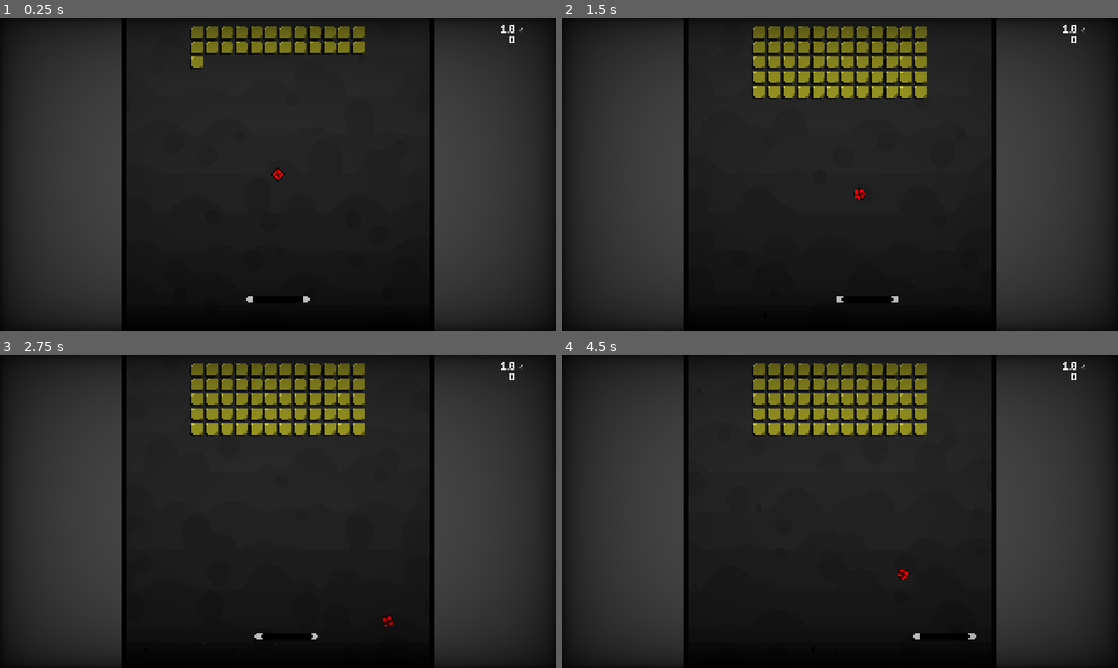
Above: before the commit, frames 1-4 (two rows, left to right).
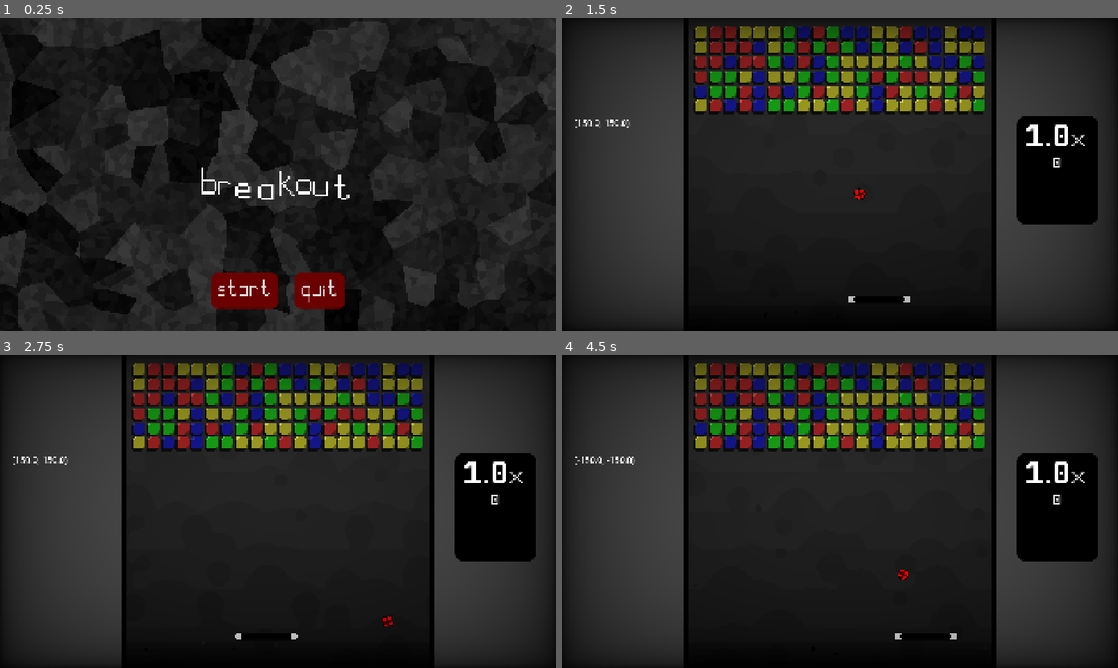
Above: after the commit, the same moments.

Repository: jardelguim/breakout
Game: Godot game, scene res://scenes/game.tscn
Same seed, same stepped clock (60 frames per second), same inputs: the game is played once before the commit and once after it. Sound files missing from this copy of the repository are replaced by a short silence.
Inputs (mouse positions are in pixels of both pictures, inside the frame that each line leads up to):
- Up to frame 1 (0.25 s): no input
- Up to frame 2 (1.5 s): click (806, 290) at 0.5 s, where only the run after the commit has a clickable "start"; hold D (move_right) from 1.28 s (still down); tap Space (launch) at 1.35 s
- Up to frame 3 (2.75 s): release D (move_right) at 2.03 s; hold A (move_left) from 2.03 s (still down); tap Space (launch) at 2.1 s
- Up to frame 4 (4.5 s): release A (move_left) at 2.78 s; hold D (move_right) 2.78-4.28 s; tap Space (launch) at 2.85, 3.6, 4.35 s; tap Enter at 4.25 s; hold A (move_left) from 4.28 s (still down)

The runs differ from the first frame. In frame 1, 34% of the frame differs, in the area x 0-100%, y 0-100%; in frame 2, 14%; in frame 3, 14%; in frame 4, 14%.

Commit message:
main menu

Diff:
--- /dev/null
+++ b/assets/materials/background_material.tres
@@ -0,0 +1,14 @@
+[gd_resource type="ShaderMaterial" format=3 uid="uid://ldb4pu1822sr"]
+
+[ext_resource type="Shader" uid="uid://ckqpdibkyr8wh" path="res://assets/shaders/clouds.gdshader" id="1_ehfir"]
+[ext_resource type="Texture2D" uid="uid://omhuqgkdc8u2" path="res://assets/sprites/bubbles.png" id="2_2fuaj"]
+
+[resource]
+shader = ExtResource("1_ehfir")
+shader_parameter/bottom_color = Color(0.07683582, 0.07683582, 0.07683582, 1)
+shader_parameter/top_color = Color(0.19434929, 0.19434926, 0.19434926, 1)
+shader_parameter/tex = ExtResource("2_2fuaj")
+shader_parameter/layer_count = 9
+shader_parameter/time_scale = 0.0350000016625
+shader_parameter/base_intensity = 0.14800000703
+shader_parameter/size = 0.96901004602725
--- a/assets/materials/base_text.tres
+++ b/assets/materials/base_text.tres
@@ -4,4 +4,4 @@
 
 [resource]
 default_font = ExtResource("1_cgiy0")
-default_font_size = 32
+default_font_size = 100
--- /dev/null
+++ b/assets/materials/button_style_normal.tres
@@ -0,0 +1,12 @@
+[gd_resource type="StyleBoxFlat" format=3 uid="uid://dq5j3ur2xfdo6"]
+
+[resource]
+bg_color = Color(0.41675407, 8.4830447e-07, 2.1658838e-07, 1)
+corner_radius_top_left = 20
+corner_radius_top_right = 20
+corner_radius_bottom_right = 20
+corner_radius_bottom_left = 20
+expand_margin_left = 20.0
+expand_margin_top = 20.0
+expand_margin_right = 20.0
+expand_margin_bottom = 20.0
--- a/scenes/UI.tscn
+++ b/scenes/UI.tscn
@@ -2,6 +2,35 @@
 
 [ext_resource type="Script" uid="uid://daevodm67p7qp" path="res://src/ui.gd" id="1_dj8aq"]
 [ext_resource type="Theme" uid="uid://4vsn3iu40ho3" path="res://assets/materials/base_text.tres" id="2_ro3t7"]
+[ext_resource type="FontFile" uid="uid://vlxmohsocujq" path="res://assets/fonts/PixelGameFont.ttf" id="3_ua6yw"]
+[ext_resource type="StyleBox" uid="uid://dq5j3ur2xfdo6" path="res://assets/materials/button_style_normal.tres" id="4_75u2n"]
+
+[sub_resource type="StyleBoxFlat" id="StyleBoxFlat_ro3t7"]
+bg_color = Color(0, 0, 0, 1)
+corner_radius_top_left = 30
+corner_radius_top_right = 30
+corner_radius_bottom_right = 30
+corner_radius_bottom_left = 30
+expand_margin_top = 30.0
+
+[sub_resource type="Gradient" id="Gradient_ua6yw"]
+colors = PackedColorArray(0, 0, 0, 1, 0.23031479, 0.23031497, 0.23031488, 1)
+
+[sub_resource type="FastNoiseLite" id="FastNoiseLite_75u2n"]
+noise_type = 2
+frequency = 0.0091
+fractal_octaves = 2
+fractal_lacunarity = 4.17
+fractal_gain = 0.405
+fractal_weighted_strength = 0.41
+cellular_jitter = 1.46
+cellular_return_type = 0
+
+[sub_resource type="NoiseTexture2D" id="NoiseTexture2D_3wlde"]
+width = 1920
+height = 1080
+noise = SubResource("FastNoiseLite_75u2n")
+color_ramp = SubResource("Gradient_ua6yw")
 
 [node name="Ui" type="Control" unique_id=1908995237]
 layout_mode = 3
@@ -13,34 +42,80 @@
 script = ExtResource("1_dj8aq")
 metadata/_edit_use_anchors_ = true
 
-[node name="VBoxContainer" type="VBoxContainer" parent="." unique_id=1552311179]
+[node name="Label" type="Label" parent="." unique_id=845784538]
+layout_mode = 0
+offset_left = 43.0
+offset_top = 341.0
+offset_right = 274.0
+offset_bottom = 428.0
+theme_override_font_sizes/font_size = 30
+text = "150 150"
+
+[node name="ScoreMargin" type="MarginContainer" parent="." unique_id=662790997]
 layout_mode = 1
-anchors_preset = 1
+anchors_preset = 6
 anchor_left = 1.0
+anchor_top = 0.5
 anchor_right = 1.0
-offset_left = -189.0
-offset_top = 25.0
-offset_right = -111.0
-offset_bottom = 149.0
+anchor_bottom = 0.5
+offset_left = -349.46497
+offset_top = -171.5
+offset_right = -68.464966
+offset_bottom = 171.5
 grow_horizontal = 0
+grow_vertical = 2
 
-[node name="Multiplier" type="HBoxContainer" parent="VBoxContainer" unique_id=1917990776]
+[node name="Panel" type="Panel" parent="ScoreMargin" unique_id=1865560391]
 layout_mode = 2
+theme_override_styles/panel = SubResource("StyleBoxFlat_ro3t7")
 
-[node name="ScoreMultiplier" type="RichTextLabel" parent="VBoxContainer/Multiplier" unique_id=1467393261]
+[node name="ScoreContainer" type="VBoxContainer" parent="ScoreMargin" unique_id=1552311179]
+layout_mode = 2
+theme_override_constants/separation = 4
+
+[node name="MultiText" type="RichTextLabel" parent="ScoreMargin/ScoreContainer" unique_id=244775068]
+visible = false
+clip_contents = false
 layout_mode = 2
 theme = ExtResource("2_ro3t7")
 bbcode_enabled = true
-text = "1.0 x"
+text = "[wave amp=70.0 freq=5.0 connected=1]Multi[/wave]"
+fit_content = true
+scroll_active = false
+autowrap_mode = 2
+horizontal_alignment = 1
+vertical_alignment = 1
+
+[node name="ScoreMultiplier" type="RichTextLabel" parent="ScoreMargin/ScoreContainer" unique_id=1467393261]
+unique_name_in_owner = true
+layout_mode = 2
+theme = ExtResource("2_ro3t7")
+bbcode_enabled = true
+text = "1.0x"
 fit_content = true
 scroll_active = false
 autowrap_mode = 0
 horizontal_alignment = 1
 vertical_alignment = 1
 
-[node name="Score" type="RichTextLabel" parent="VBoxContainer" unique_id=759890494]
+[node name="ScoreText" type="RichTextLabel" parent="ScoreMargin/ScoreContainer" unique_id=2063016678]
+visible = false
+clip_contents = false
 layout_mode = 2
 theme = ExtResource("2_ro3t7")
+bbcode_enabled = true
+text = "[wave amp=70.0 freq=5.0 connected=1]Score[/wave]"
+fit_content = true
+scroll_active = false
+autowrap_mode = 0
+horizontal_alignment = 1
+vertical_alignment = 1
+
+[node name="Score" type="RichTextLabel" parent="ScoreMargin/ScoreContainer" unique_id=759890494]
+unique_name_in_owner = true
+layout_mode = 2
+theme = ExtResource("2_ro3t7")
+theme_override_font_sizes/normal_font_size = 50
 bbcode_enabled = true
 text = "0"
 fit_content = true
@@ -49,14 +124,75 @@
 horizontal_alignment = 1
 vertical_alignment = 1
 
-[node name="Xvel" type="Label" parent="VBoxContainer" unique_id=963143556]
-visible = false
+[node name="MainMenu" type="Control" parent="." unique_id=984038013]
+anchors_preset = 0
+offset_right = 40.0
+offset_bottom = 40.0
+
+[node name="TextureRect" type="TextureRect" parent="MainMenu" unique_id=176705154]
+layout_mode = 1
+anchors_preset = 15
+anchor_right = 1.0
+anchor_bottom = 1.0
+offset_right = 1880.0
+offset_bottom = 1040.0
+grow_horizontal = 2
+grow_vertical = 2
+texture = SubResource("NoiseTexture2D_3wlde")
+
+[node name="GameTitle" type="RichTextLabel" parent="MainMenu" unique_id=856149675]
+clip_contents = false
+layout_mode = 1
+anchors_preset = 8
+anchor_left = 0.5
+anchor_top = 0.5
+anchor_right = 0.5
+anchor_bottom = 0.5
+offset_left = 857.0
+offset_top = 500.0
+offset_right = 1023.0
+offset_bottom = 641.0
+grow_horizontal = 2
+grow_vertical = 2
+theme_override_fonts/normal_font = ExtResource("3_ua6yw")
+theme_override_font_sizes/normal_font_size = 120
+bbcode_enabled = true
+text = "[tornado radius=10.0 freq=1.0 connected=1]breakout[/tornado]"
+scroll_active = false
+autowrap_mode = 0
+horizontal_alignment = 1
+vertical_alignment = 1
+
+[node name="MarginContainer" type="MarginContainer" parent="MainMenu" unique_id=2075931196]
+layout_mode = 1
+anchors_preset = 7
+anchor_left = 0.5
+anchor_top = 1.0
+anchor_right = 0.5
+anchor_bottom = 1.0
+offset_left = 730.5
+offset_top = 860.0
+offset_right = 1149.5
+offset_bottom = 943.0007
+grow_horizontal = 2
+grow_vertical = 0
+
+[node name="HBoxContainer" type="HBoxContainer" parent="MainMenu/MarginContainer" unique_id=1745707717]
 layout_mode = 2
-theme_override_font_sizes/font_size = 40
-text = "100"
+theme_override_constants/separation = 100
 
-[node name="Yvel" type="Label" parent="VBoxContainer" unique_id=773262834]
-visible = false
+[node name="StartButton" type="Button" parent="MainMenu/MarginContainer/HBoxContainer" unique_id=1865336802]
 layout_mode = 2
-theme_override_font_sizes/font_size = 40
-text = "100"
+theme_override_fonts/font = ExtResource("3_ua6yw")
+theme_override_font_sizes/font_size = 70
+theme_override_styles/normal = ExtResource("4_75u2n")
+text = "start"
+
+[node name="QuitButton" type="Button" parent="MainMenu/MarginContainer/HBoxContainer" unique_id=1048154768]
+layout_mode = 2
+theme_override_fonts/font = ExtResource("3_ua6yw")
+theme_override_font_sizes/font_size = 70
+theme_override_styles/normal = ExtResource("4_75u2n")
+text = "quit"
+
+[connection signal="pressed" from="MainMenu/MarginContainer/HBoxContainer/StartButton" to="." method="_on_start_button_pressed"]
--- /dev/null
+++ b/scenes/brick_bg.tscn
@@ -0,0 +1,46 @@
+[gd_scene format=3 uid="uid://bbeq510otllu2"]
+
+[ext_resource type="Script" uid="uid://do0mnahybue8b" path="res://src/brick_bg.gd" id="1_e6cvp"]
+[ext_resource type="Texture2D" uid="uid://jb6fe7q0cj25" path="res://assets/sprites/bricks/brick.png" id="2_ifkr4"]
+[ext_resource type="Shader" uid="uid://dtw3tjdweqd5o" path="res://assets/shaders/gray_scale.gdshader" id="3_0ox1j"]
+[ext_resource type="Texture2D" uid="uid://d1lacokkyt24f" path="res://assets/sprites/bricks/grey_brick.png" id="4_arj87"]
+[ext_resource type="Texture2D" uid="uid://cj57xktc2q6v1" path="res://assets/sprites/bricks/blue_brick.png" id="5_6rw5b"]
+
+[sub_resource type="RectangleShape2D" id="RectangleShape2D_0w5h4"]
+size = Vector2(148, 134)
+
+[sub_resource type="ShaderMaterial" id="ShaderMaterial_tj0p1"]
+resource_local_to_scene = true
+shader = ExtResource("3_0ox1j")
+shader_parameter/target_texture = ExtResource("4_arj87")
+shader_parameter/weight = 0.0
+
+[node name="Brick_BG" type="RigidBody2D" unique_id=1408615861]
+mass = 0.144
+gravity_scale = 0.2
+script = ExtResource("1_e6cvp")
+
+[node name="CollisionShape2D" type="CollisionShape2D" parent="." unique_id=508980370]
+shape = SubResource("RectangleShape2D_0w5h4")
+
+[node name="CanvasGroup" type="CanvasGroup" parent="." unique_id=1896404571]
+fit_margin = 0.0
+clear_margin = 466.0
+
+[node name="ShadowSprite" type="Sprite2D" parent="CanvasGroup" unique_id=1887776018]
+modulate = Color(0, 0, 0, 0.5803922)
+position = Vector2(-6.025, 7.5)
+scale = Vector2(10, 10)
+texture = ExtResource("2_ifkr4")
+
+[node name="BrickSprite" type="Sprite2D" parent="CanvasGroup" unique_id=824540633]
+unique_name_in_owner = true
+material = SubResource("ShaderMaterial_tj0p1")
+scale = Vector2(10, 10)
+texture = ExtResource("5_6rw5b")
+
+[node name="DelTimer" type="Timer" parent="." unique_id=891334680]
+wait_time = 3.0
+autostart = true
+
+[connection signal="timeout" from="DelTimer" to="." method="_on_del_timer_timeout"]
--- a/scenes/frame.tscn
+++ b/scenes/frame.tscn
@@ -25,6 +25,7 @@
 collision_mask = 7
 
 [node name="LeftCollision" type="CollisionShape2D" parent="LeftWall" unique_id=928474326]
+visible = false
 position = Vector2(-163, 67)
 shape = SubResource("RectangleShape2D_dvj6e")
 
@@ -33,6 +34,7 @@
 collision_mask = 7
 
 [node name="RightCollision" type="CollisionShape2D" parent="RightWall" unique_id=1807668768]
+visible = false
 position = Vector2(162.5, 66.5)
 shape = SubResource("RectangleShape2D_q7572")
 
@@ -41,6 +43,7 @@
 collision_mask = 7
 
 [node name="UpperCollision" type="CollisionShape2D" parent="UpperWall" unique_id=807276505]
+visible = false
 position = Vector2(0, -92.5)
 shape = SubResource("RectangleShape2D_jlx0t")
 
@@ -49,5 +52,6 @@
 collision_mask = 7
 
 [node name="FloorCollision" type="CollisionShape2D" parent="FloorWall" unique_id=862709596]
+visible = false
 position = Vector2(0, 235.5)
 shape = SubResource("RectangleShape2D_ps88x")
--- a/scenes/game.tscn
+++ b/scenes/game.tscn
@@ -1,21 +1,10 @@
 [gd_scene format=3 uid="uid://disc1xer5wdd3"]
 
 [ext_resource type="PackedScene" uid="uid://6ifm3eoe0fpc" path="res://scenes/level_1.tscn" id="1_uwrxv"]
-[ext_resource type="Shader" uid="uid://ckqpdibkyr8wh" path="res://assets/shaders/clouds.gdshader" id="2_p57ef"]
+[ext_resource type="Material" uid="uid://ldb4pu1822sr" path="res://assets/materials/background_material.tres" id="2_iywne"]
 [ext_resource type="Shader" uid="uid://cxojjaj0ownm6" path="res://assets/shaders/postprocess/vhs_scanline.gdshader" id="2_yqjtg"]
 [ext_resource type="Shader" uid="uid://bsnswdpprdptk" path="res://assets/shaders/postprocess/vignette.gdshader" id="3_lnu2h"]
-[ext_resource type="Texture2D" uid="uid://omhuqgkdc8u2" path="res://assets/sprites/bubbles.png" id="3_u5sy4"]
 [ext_resource type="PackedScene" uid="uid://c1swnqbebgauo" path="res://scenes/UI.tscn" id="5_iywne"]
-
-[sub_resource type="ShaderMaterial" id="ShaderMaterial_iywne"]
-shader = ExtResource("2_p57ef")
-shader_parameter/bottom_color = Color(0.07683582, 0.07683582, 0.07683582, 1)
-shader_parameter/top_color = Color(0.19434929, 0.19434926, 0.19434926, 1)
-shader_parameter/tex = ExtResource("3_u5sy4")
-shader_parameter/layer_count = 9
-shader_parameter/time_scale = 0.0350000016625
-shader_parameter/base_intensity = 0.14800000703
-shader_parameter/size = 0.96901004602725
 
 [sub_resource type="ViewportTexture" id="ViewportTexture_8cj0n"]
 viewport_path = NodePath("SubViewport")
@@ -46,7 +35,7 @@
 layer = -2
 
 [node name="ColorRect" type="ColorRect" parent="SubViewport/Background" unique_id=402103268]
-material = SubResource("ShaderMaterial_iywne")
+material = ExtResource("2_iywne")
 anchors_preset = 15
 anchor_right = 1.0
 anchor_bottom = 1.0
@@ -82,11 +71,6 @@
 [node name="UiLayer" type="CanvasLayer" parent="." unique_id=429580740]
 
 [node name="Ui" parent="UiLayer" unique_id=1908995237 instance=ExtResource("5_iywne")]
-anchors_preset = 1
-anchor_left = 1.0
-anchor_bottom = 0.0
-grow_horizontal = 0
-grow_vertical = 1
 
 [node name="SoundContainer" type="Node" parent="." unique_id=1777455724]
 unique_name_in_owner = true
--- a/scenes/grid.tscn
+++ b/scenes/grid.tscn
@@ -5,7 +5,6 @@
 
 [node name="Grid" type="Node2D" unique_id=1177997231]
 script = ExtResource("1_t5fjg")
-rows = 6
 brick = ExtResource("2_w88cy")
 
-[node name="BrickContainer" type="Marker2D" parent="." unique_id=850376959]
+[node name="BrickContainer" type="Node2D" parent="." unique_id=1419688941]
--- a/src/ball.gd
+++ b/src/ball.gd
@@ -61,6 +61,7 @@
 	if velocity.x == 0:
 		velocity.x = -150
 
+
 func entered_killzone():
 	_reset_vel()
 	ScoreCalculator.reset_chain()
--- /dev/null
+++ b/src/brick_bg.gd
@@ -0,0 +1,49 @@
+extends RigidBody2D
+
+@onready var collision: CollisionShape2D = $CollisionShape2D
+var is_alive = true
+var brick_type : String
+var color : Color
+var texture
+
+func _ready() -> void:
+	brick_type = BrickData.brick_types.pick_random()
+	set_brick_type()
+	angular_velocity = randf_range(-10 , 10)
+
+
+func _physics_process(delta: float) -> void:
+	pass
+
+func set_brick_type() -> void:
+	match brick_type:
+		"RED":
+			color = Color.RED
+			texture = load("res://assets/sprites/bricks/red_brick.png")
+		"GREEN":
+			color = Color.GREEN
+			texture = load("res://assets/sprites/bricks/green_brick.png")
+		"BLUE":
+			color = Color.BLUE
+			texture = load("res://assets/sprites/bricks/blue_brick.png")
+		"YELLOW":
+			color = Color.YELLOW
+			texture = load("res://assets/sprites/bricks/yellow_brick.png")
+
+	%BrickSprite.texture = texture
+	#modulate.a = 0.0
+
+func hit(ball_pos : Vector2):
+	'''Called when hit by ball'''
+	_apply_ball_impulse(ball_pos)
+
+func _apply_ball_impulse(ball_pos):
+	var angular_vel_multi = 8
+	var direction = -1.0 * global_position.direction_to(ball_pos)
+	var upward_force = Vector2.UP * randf_range(20 , 80)
+	angular_velocity = get_angle_to(ball_pos) * angular_vel_multi
+	apply_impulse(direction * 100 + upward_force)
+	gravity_scale = 0.2
+
+func _on_del_timer_timeout() -> void:
+	queue_free()
--- a/src/global/GameManager.gd
+++ b/src/global/GameManager.gd
@@ -2,10 +2,14 @@
 
 @onready var ball = get_node("/root/Game/SubViewport/Level1/Ball")
 @onready var paddle = get_node("/root/Game/SubViewport/Level1/Paddle")
+@onready var grid = get_node("/root/Game/SubViewport/Level1/Grid")
+var screen_center : Vector2 = Vector2(320 , 320) / 2
 var speed_timer = Timer.new()
-
+var game_started = false
 
 func _ready() -> void:
+	grid.start_grid()
+	ball.position = screen_center
 	InputManager.action_just_pressed.connect(_on_action_just_pressed)
 	speed_timer.timeout.connect(speed_over)
 	add_child(speed_timer)
@@ -20,6 +24,8 @@
 func _launch_ball() -> void:
 	print(BrickData.is_generating_grid)
 	if BrickData.is_generating_grid:
+		return
+	if game_started == true:
 		return
 	ball.switch_active_state()
 
--- a/src/grid.gd
+++ b/src/grid.gd
@@ -11,9 +11,6 @@
 var left_screen_offset = 0
 var y_offset = 15
 
-@onready var brick_container: Marker2D = $BrickContainer
-@onready var paddle: CharacterBody2D = %Paddle
-
 func start_grid() -> void:
 	'''Function to generate a new grid'''
 	if BrickData.is_generating_grid == true:
@@ -23,8 +20,8 @@
 	var tween = create_tween()
 
 	# Generate Grid
-	columns = randf_range(4 , max_columns)
-	rows = randf_range(4 , max_rows)
+	#columns = randf_range(4 , max_columns)
+	#rows = randf_range(4 , max_rows)
 	var x_offset = 18 + ((brick_width * (max_columns - columns)/2))
 
 	for line in range(rows):
@@ -38,13 +35,13 @@
 				y_offset + line * brick_height
 			)
 			# Set brick type
-			new_brick.brick_type ="YELLOW"
+			new_brick.brick_type = BrickData.brick_types.pick_random()
 			new_brick.set_brick_type()
 			new_brick.position = pos
 			new_brick.power_up_event.connect(GameManager.on_powerup_event)
 
 			BrickData.bricks_array.append(new_brick)
-			brick_container.add_child(new_brick)
+			$BrickContainer.add_child(new_brick)
 
 			# Animate the brick
 			tween.tween_property(new_brick , "modulate:a" , 1 , 0.01)
--- a/src/level_1.gd
+++ b/src/level_1.gd
@@ -6,5 +6,4 @@
 @onready var screen_center : Vector2 = screen_size / 2
 
 func _ready() -> void:
-	grid.start_grid()
-	ball.position = screen_center
+	pass
--- a/src/paddle.gd
+++ b/src/paddle.gd
@@ -17,16 +17,11 @@
 			_move_left(delta)
 
 func _move_right(delta) -> void:
-	velocity.x = lerp(velocity.x, 1 * SPEED, acceleration)
-	velocity.y = 0
-	move_and_slide()
+	position.x += 1 * SPEED * delta
 	_clamp_position()
 
 func _move_left(delta) -> void:
-	velocity.x = lerp(velocity.x, -1 * SPEED, acceleration)
-
-	velocity.y = 0
-	move_and_slide()
+	position.x += -1 * SPEED * delta
 	_clamp_position()
 
 func _clamp_position() -> void:
--- a/src/ui.gd
+++ b/src/ui.gd
@@ -1,16 +1,18 @@
 extends Control
 
-@onready var label_score: RichTextLabel = $VBoxContainer/Score
-@onready var label_score_multiplier: RichTextLabel = $VBoxContainer/Multiplier/ScoreMultiplier
+@onready var label_score: RichTextLabel = %Score
+@onready var label_score_multiplier: RichTextLabel = %ScoreMultiplier
 @onready var ball = get_node("/root/Game/SubViewport/Level1/Ball")
+@onready var label: Label = $Label
 
+func _process(delta: float) -> void:
+	label.text = str(ball.velocity)
 func _ready() -> void:
 	ScoreCalculator.connect("update" , _update_text)
 
-func _process(_delta: float) -> void:
-	$VBoxContainer/Xvel.text = "vel : " + str(Vector2(ball.velocity))
-	$VBoxContainer/Yvel.text = "multi : " + str(float(ball.velocity_multiplier))
-
 func _update_text(game_score , game_multiplier):
 	label_score.text = str(game_score)
-	label_score_multiplier.text = str(game_multiplier) + " x"
+	label_score_multiplier.text = str(game_multiplier) + "x"
+
+func _on_start_button_pressed() -> void:
+	$MainMenu.hide()
Not shown, added: src/brick_bg.gd.uid
